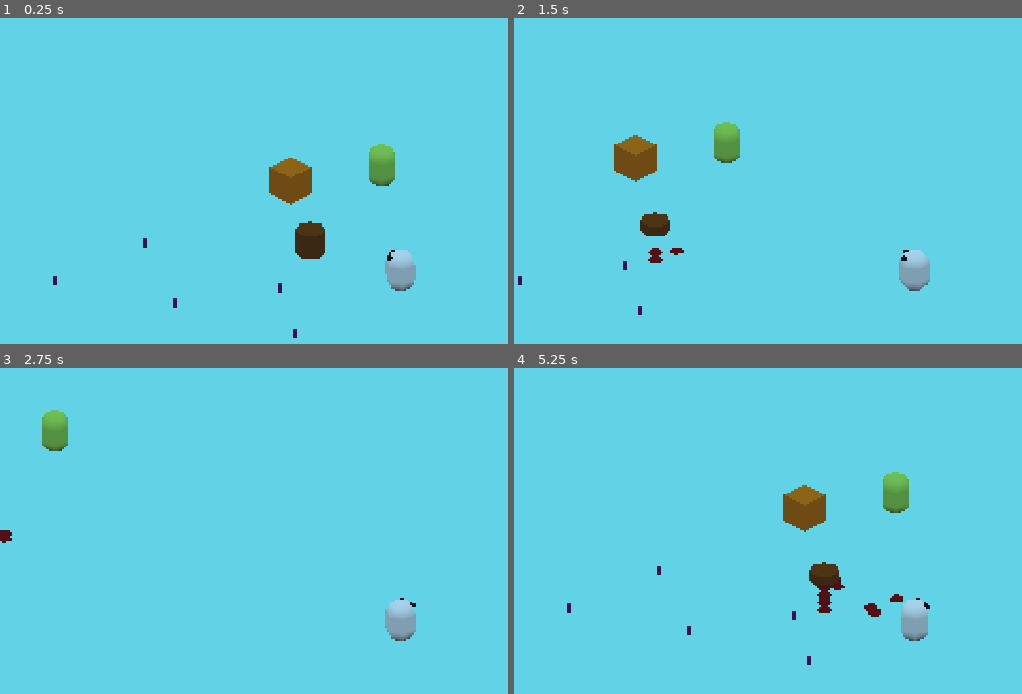
Above: before the commit, frames 1-4 (two rows, left to right).
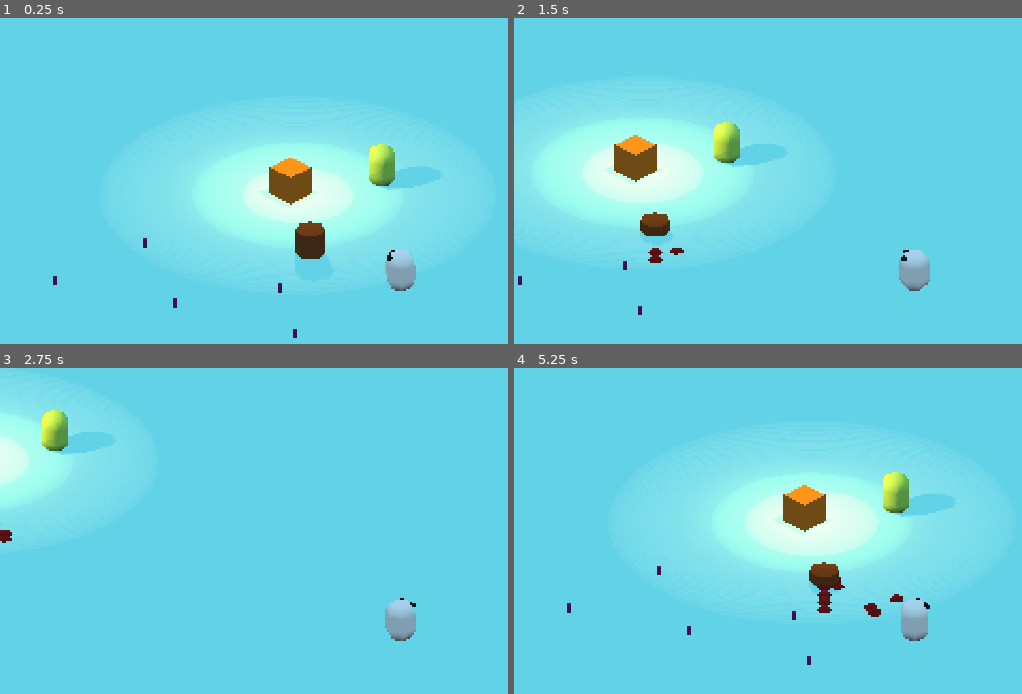
Above: after the commit, the same moments.

Repository: guilhermehto/ludum-dare-46
Game: Godot game, scene res://Game.tscn
The game is run twice, just before and just after one commit, with the same random seed, the same clock (stepped at 60 frames per second) and the same inputs.
Inputs (mouse positions are in pixels of both pictures, inside the frame that each line leads up to):
- Up to frame 1 (0.25 s): no input
- Up to frame 2 (1.5 s): tap Enter (ui_accept) at 0.5, 0.77 s; move the mouse to (outside the picture) at 0.52 s; press the mouse at (outside the picture) at 0.53 s; hold D (move_right) 0.53-1.28 s; move the mouse to (752, 265) at 1.27 s; release the mouse at (752, 265) at 1.28 s; hold S (move_down) from 1.28 s (still down); click (752, 265) at 1.35 s
- Up to frame 3 (2.75 s): tap Enter (ui_accept) at 1.52 s; move the mouse to (477, 495) at 2.02 s; release S (move_down) at 2.03 s; press the mouse at (477, 495) at 2.03 s; hold D (move_right) from 2.03 s (still down)
- Up to frame 4 (5.25 s): move the mouse to (874, 684) at 2.77 s; release D (move_right) at 2.78 s; release the mouse at (874, 684) at 2.78 s; hold W (move_up) 2.78-3.53 s; click (874, 684) at 2.85 s; tap Enter (ui_accept) at 3.02, 3.77, 4.52 s; move the mouse to (outside the picture) at 3.52 s; press the mouse at (outside the picture) at 3.53 s; hold A (move_left) 3.53-5.03 s; move the mouse to (671, 524) at 4.27 s; release the mouse at (671, 524) at 4.28 s; click (671, 524) at 4.35 s; move the mouse to (955, 592) at 5.02 s; press the mouse at (955, 592) at 5.03 s; hold S (move_down) from 5.03 s (still down)

The runs differ from the first frame. In frame 1, 21% of the frame differs, in the area x 27-90%, y 29-78%; in frame 2, 20%; in frame 3, 7.6%; in frame 4, 23%, in the area x 26-91%, y 21-74%.
Error in both runs: Trying to assign value of type 'CollisionShape' to a variable of type 'Area'. (res://items/Axe.gd:5)

Commit message:
Added test shadow

Diff:
--- a/Game.tscn
+++ b/Game.tscn
@@ -6,6 +6,7 @@
 [ext_resource path="res://static/trees/normal/Tree.tscn" type="PackedScene" id=4]
 [ext_resource path="res://static/trees/twig/PickupTwig.tscn" type="PackedScene" id=5]
 [ext_resource path="res://actors/villager/Villager.tscn" type="PackedScene" id=6]
+[ext_resource path="res://static/light/ShadowTest.gd" type="Script" id=7]
 
 [sub_resource type="PlaneMesh" id=1]
 size = Vector2( 150, 150 )
@@ -54,3 +55,40 @@
 
 [node name="Villager" parent="." instance=ExtResource( 6 )]
 transform = Transform( 1, 0, 0, 0, 1, 0, 0, 0, 1, -1.24648, 1.5, -14.3928 )
+
+[node name="DirectionalLight" type="DirectionalLight" parent="."]
+transform = Transform( -0.352358, -0.735598, 0.578567, 0.155297, 0.563688, 0.811258, -0.922891, 0.375703, -0.0843833, 0, 18.5289, 0 )
+visible = false
+shadow_enabled = true
+
+[node name="ShadowTest" type="Spatial" parent="."]
+transform = Transform( 1, 0, 0, 0, 1, 0, 0, 0, 1, -6.83859, 7.32671, -12.5979 )
+script = ExtResource( 7 )
+
+[node name="Timer" type="Timer" parent="ShadowTest"]
+one_shot = true
+
+[node name="Lights" type="Spatial" parent="ShadowTest"]
+
+[node name="OmniLight" type="OmniLight" parent="ShadowTest/Lights"]
+light_color = Color( 0.960784, 0.635294, 0.376471, 1 )
+light_energy = 0.75
+shadow_enabled = true
+omni_range = 15.0
+omni_attenuation = 0.31864
+
+[node name="OmniLight2" type="OmniLight" parent="ShadowTest/Lights"]
+light_color = Color( 0.870588, 0.815686, 0.243137, 1 )
+light_energy = 0.5
+light_specular = 0.7
+shadow_enabled = true
+omni_range = 10.0
+omni_attenuation = 0.287175
+
+[node name="OmniLight3" type="OmniLight" parent="ShadowTest/Lights"]
+light_color = Color( 1, 0.678431, 0, 1 )
+shadow_enabled = true
+shadow_bias = 16.0
+omni_range = 8.0
+omni_attenuation = 0.143588
+[connection signal="timeout" from="ShadowTest/Timer" to="ShadowTest" method="_on_Timer_timeout"]
--- a/project.godot
+++ b/project.godot
@@ -81,4 +81,8 @@
 
 [rendering]
 
+quality/shadow_atlas/quadrant_1_subdiv=1
+quality/shadow_atlas/quadrant_2_subdiv=1
+quality/shadow_atlas/quadrant_3_subdiv=1
+quality/shadows/filter_mode=0
 environment/default_environment="res://default_env.tres"
--- a/static/bonfire/Bonfire.tscn
+++ b/static/bonfire/Bonfire.tscn
@@ -37,6 +37,12 @@
 
 [node name="CollisionShape" type="CollisionShape" parent="Area"]
 shape = SubResource( 3 )
+
+[node name="OmniLight" type="OmniLight" parent="."]
+transform = Transform( 1, 0, 0, 0, 1, 0, 0, 0, 1, 0, 1, 0 )
+light_color = Color( 1, 0.862745, 0.133333, 1 )
+shadow_enabled = true
+omni_range = 8.76002
 [connection signal="timeout" from="CurrentWoodTimer" to="." method="_on_CurrentWoodTimer_timeout"]
 [connection signal="body_entered" from="Area" to="." method="_on_Area_body_entered"]
 [connection signal="body_exited" from="Area" to="." method="_on_Area_body_exited"]
--- /dev/null
+++ b/static/light/ShadowTest.gd
@@ -0,0 +1,22 @@
+extends Spatial
+
+onready var lights = $Lights
+onready var timer = $Timer
+
+var initial_ranges = []
+
+func _ready() -> void:
+	randomize()
+	timer.wait_time = randf() * 0.75
+	timer.start()
+	for child in lights.get_children():
+		initial_ranges.append(child.omni_range)
+
+func _on_Timer_timeout() -> void:
+	var children = lights.get_children()
+#	var index = randi() % children.size()
+	for index in children.size():
+		var max_change = initial_ranges[index] * 0.05
+		children[index].omni_range = initial_ranges[index] + rand_range(-max_change, max_change)
+	timer.wait_time = randf() * 0.75
+	timer.start()
Not shown: 1 places in Game.tscn that only renumber resources
